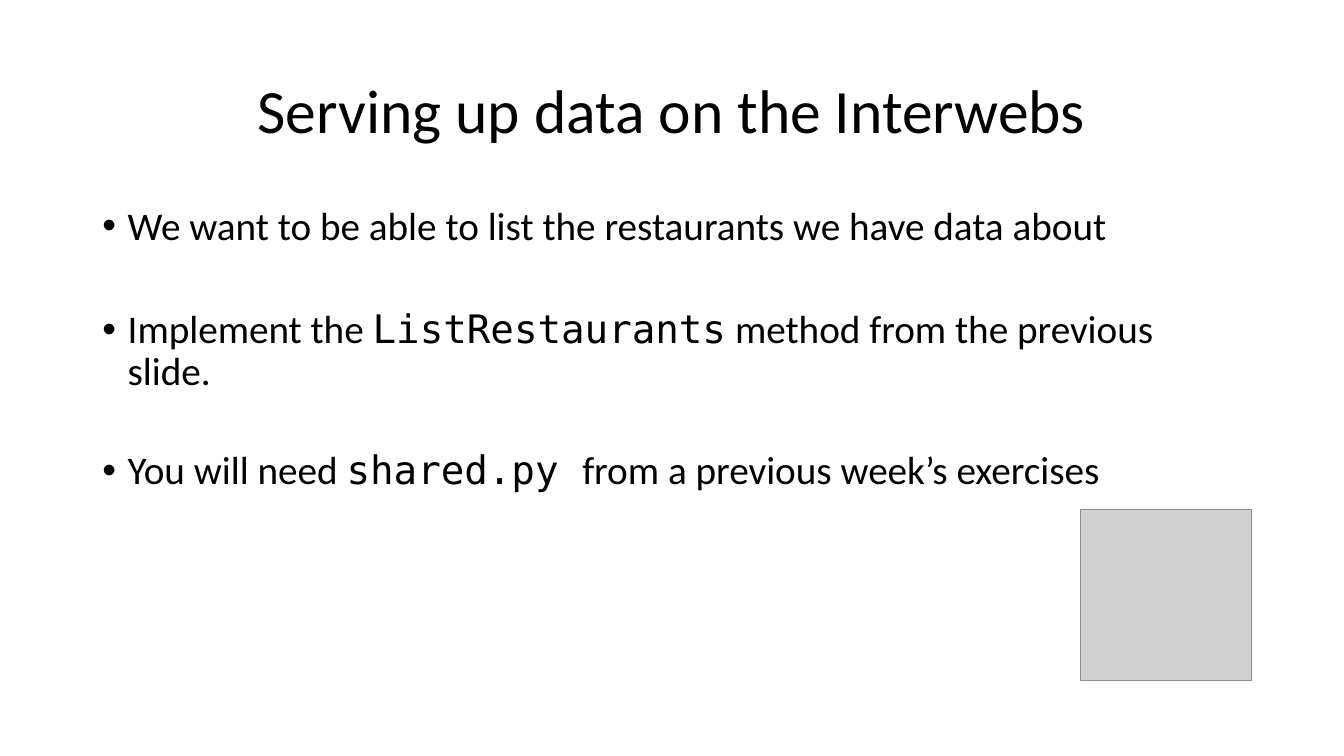
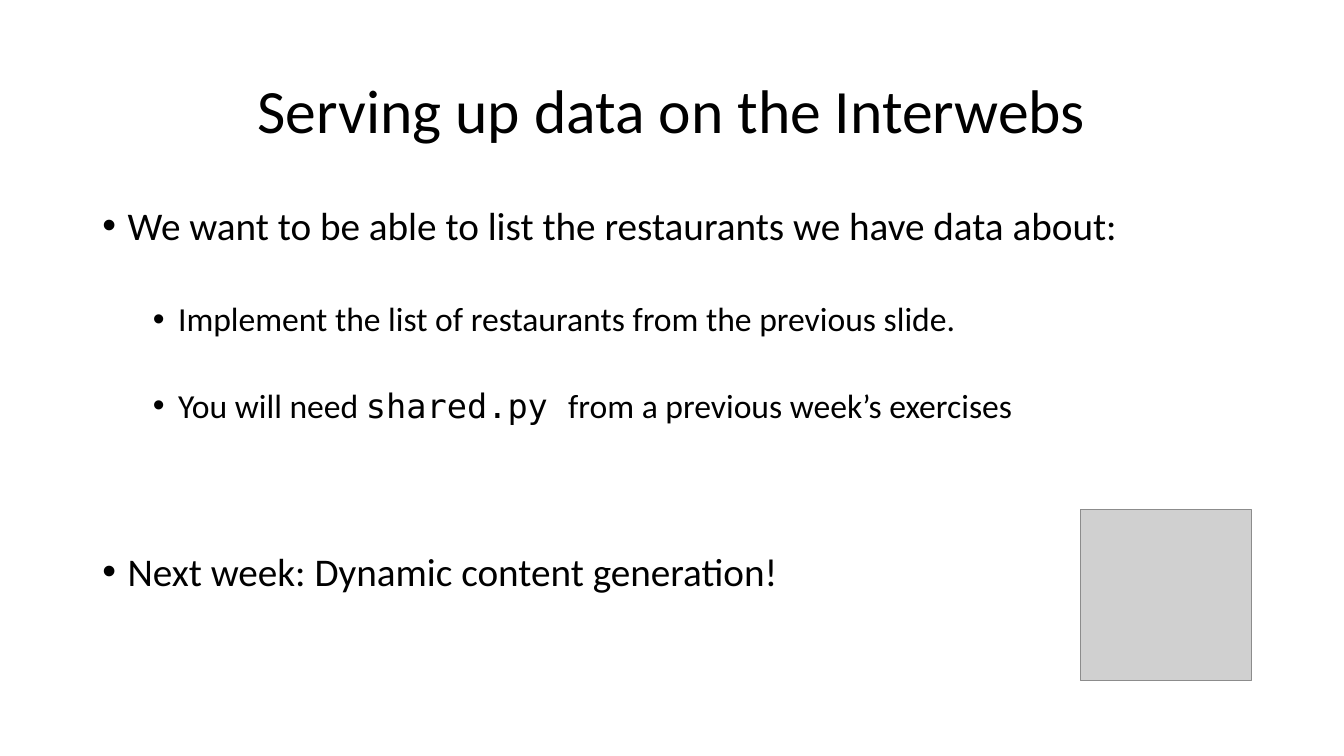
Before and after one commit to wilkotom/python_examples, a slide deck: slide 10 of Python Level 2/Lesson 6/Session 6.pptx. Drawn at 1344x756 pixels with LibreOffice and Linux fonts; fonts in the diff are those of the drawing; grey boxes stand for pictures. Boxes give left, top, right and bottom in pixels: in the first picture for what was removed or moved away, otherwise in the second. Text is boxed around its words. In the diff, an @@ line names an element or a change of style, - is before the commit and + after.

```diff
--- a/Python Level 2/Lesson 6/Session 6.pptx
+++ b/Python Level 2/Lesson 6/Session 6.pptx
@@ text at <box>128,212,1117,337</box>: text changed @@
-• We want to be able to list the restaurants we have data about
-• Implement the ListRestaurants method from the previous slide.
+• We want to be able to list the restaurants we have data about:
+  • Implement the list of restaurants from the previous slide.
@@ text at <box>178,392,1012,425</box>: size 28 to 24 pt in "You will need shared.py from a previous ..."; list level 1 to 2 in "You will need shared.py from ..." @@
@@ text at <box>128,558,778,593</box>: paragraph added @@
+• Next week: Dynamic content generation!
```
Also in this commit, not shown: 4 other slides changed.
